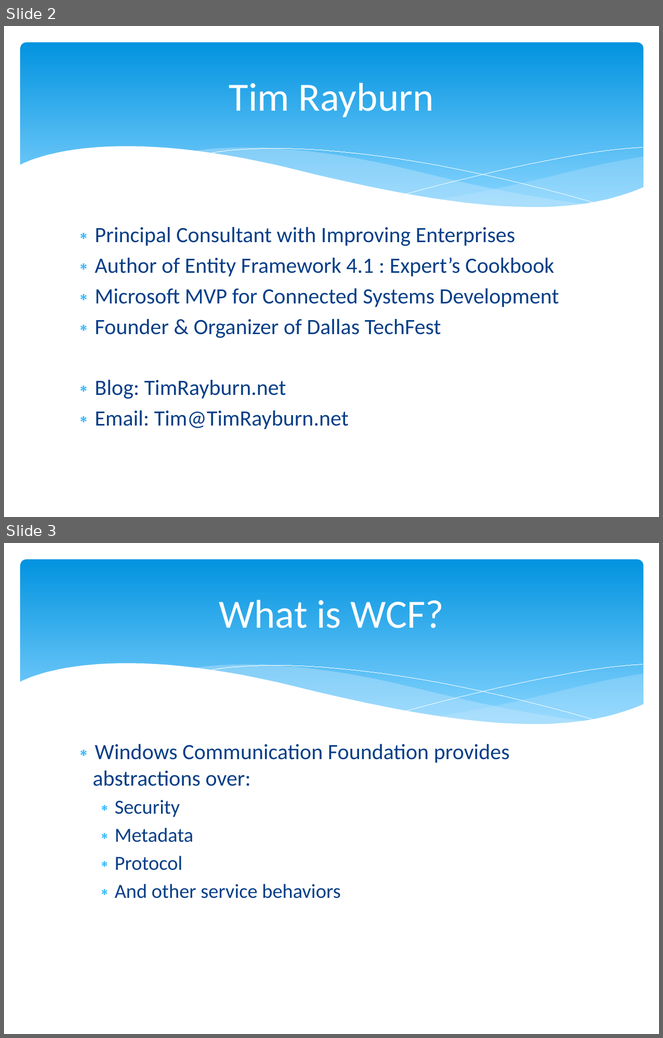
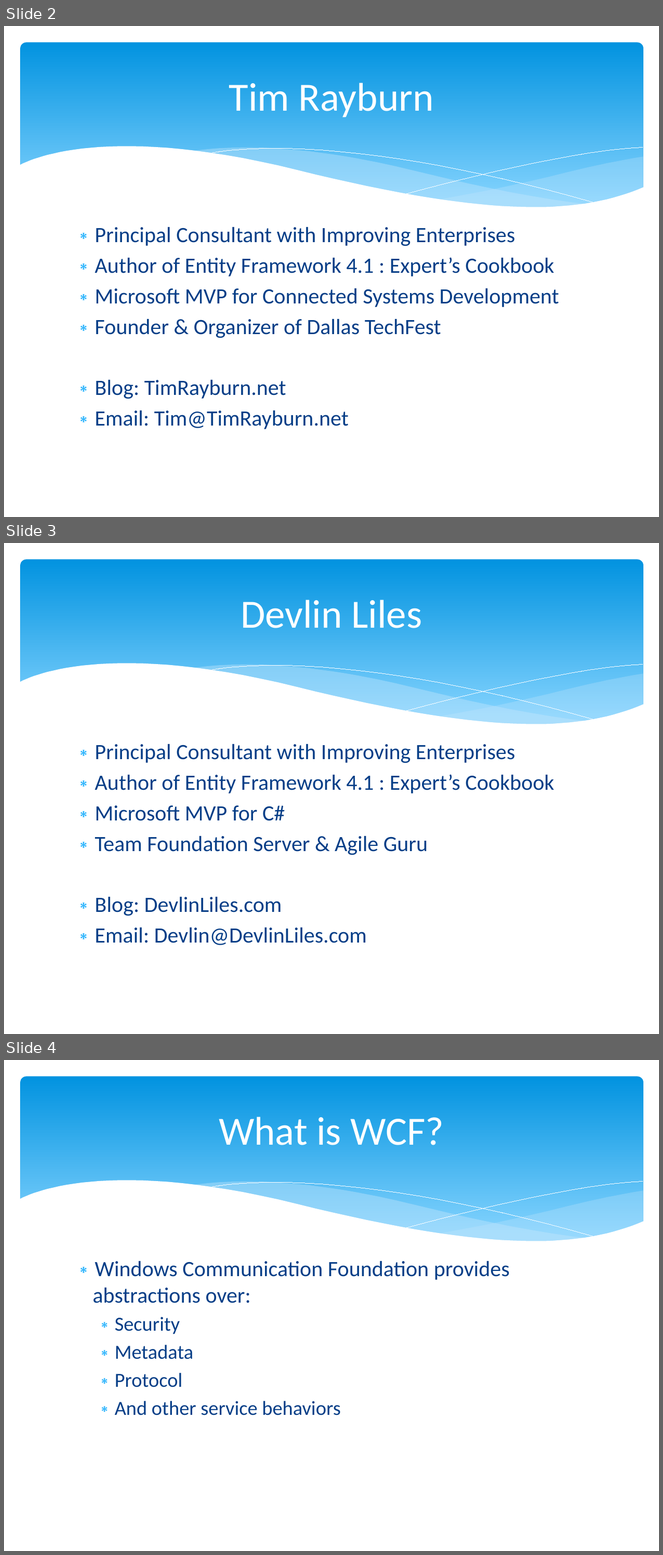
Before and after one commit to trayburn/Presentations.WcfTopics, a slide deck: Designing WCF Services.pptx. Shown one above the other, each under a label of ours: slides 2 and 3 before the commit, slides 2, 3 and 4 after it. The pictures are 663x1038 and 663x1555 pixels, drawn with LibreOffice and Linux fonts; fonts in the diff are those of the drawing; background and template pictures are left out. Boxes give left, top, right and bottom in pixels: in the first picture for what was removed or moved away, otherwise in the second. Text is boxed around its words. In the diff, an @@ line names an element or a change of style, - is before the commit and + after.

Commit message:
Updated PPT

```diff
--- a/Designing WCF Services.pptx
+++ b/Designing WCF Services.pptx
@@ slide 3 added at <box>4,543,659,1034</box>, background #FFFFFF; not listed: 6 template elements that a slide beside it also shows @@
@@ title added at <box>241,600,422,628</box>, 44 pt, text #FFFFFF @@
+Devlin Liles
@@ text added at <box>95,744,554,945</box>, 24 pt, text #073E87 @@
+∗ Principal Consultant with Improving Enterprises
+∗ Author of Entity Framework 4.1 : Expert’s Cookbook
+∗ Microsoft MVP for C#
+∗ Team Foundation Server & Agile Guru
+∗ Blog: DevlinLiles.com
+∗ Email: Devlin@DevlinLiles.com
@@ what was slide 3 is now slide 4 @@
```
Also in this commit, not shown: 4 other slides added.
